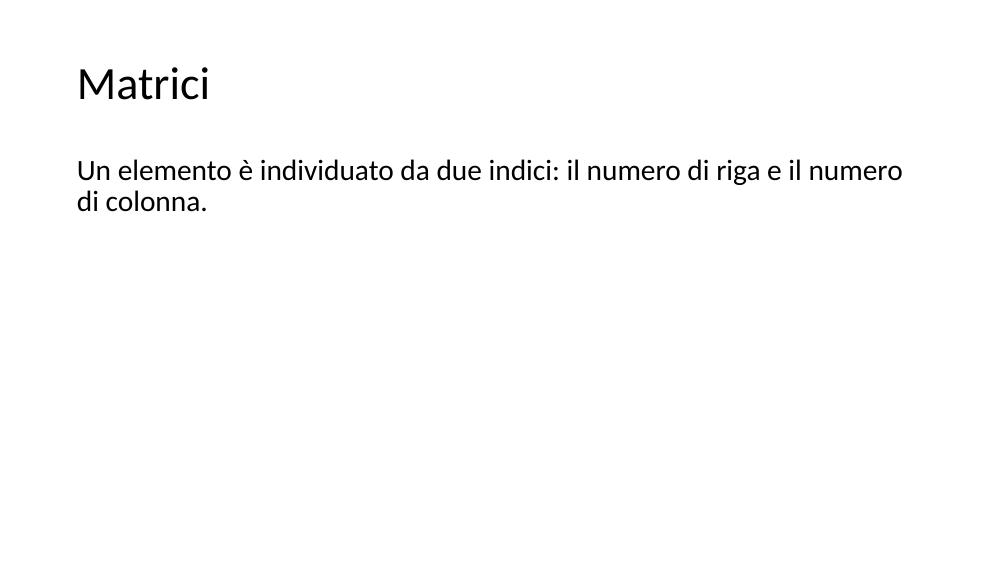
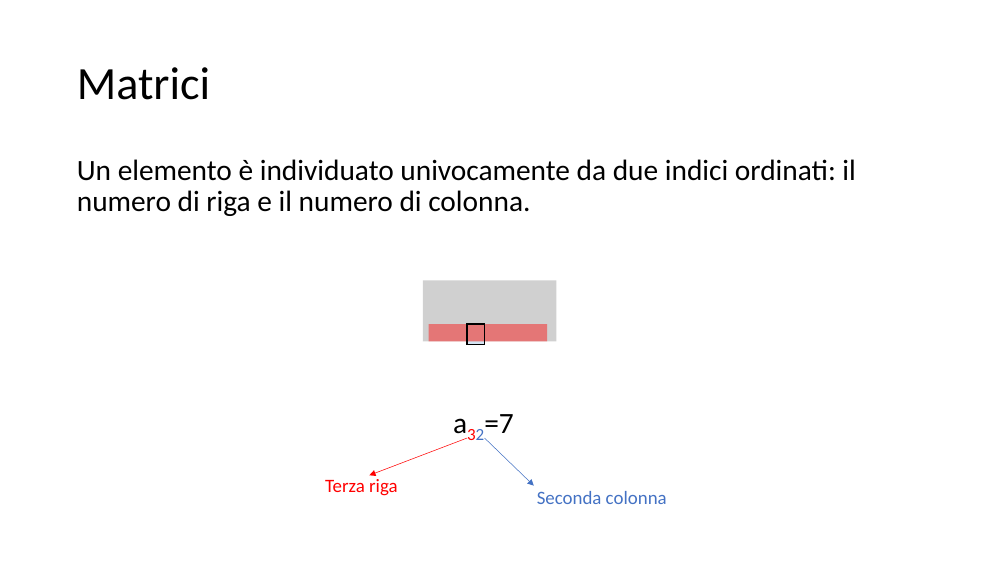
Before and after one commit to matteodelv/GaussLinearSystems, a slide deck: slide 9 of Presentazione.pptx (slide 7 before the commit). Drawn at 1008x567 pixels with LibreOffice and Linux fonts; fonts in the diff are those of the drawing; grey boxes stand for pictures. Boxes give left, top, right and bottom in pixels: in the first picture for what was removed or moved away, otherwise in the second. Text is boxed around its words. In the diff, an @@ line names an element or a change of style, - is before the commit and + after.

```diff
--- a/Presentazione.pptx
+++ b/Presentazione.pptx
@@ text at <box>77,159,855,216</box>: text changed @@
-Un elemento è individuato da due indici: il numero di riga e il numero di colonna.
+Un elemento è individuato univocamente da due indici ordinati: il numero di riga e il numero di colonna.
@@ picture added at <box>423,281,557,342</box> @@
@@ rectangle added at <box>467,284,485,345</box>, fill #9DC3E6 at 43% opacity @@
@@ rectangle added at <box>429,324,547,342</box>, fill #FF0000 at 43% opacity @@
@@ rectangle added at <box>467,324,485,345</box>, outline #000000 1.5 pt @@
@@ text added at <box>484,414,513,440</box>, 28 pt, text #000000 @@
+a32=7
@@ arrow added from (467, 438) to (370, 476), #FF0000 0.5 pt @@
@@ arrow added from (485, 438) to (534, 485), #4472C4 0.5 pt @@
@@ text added at <box>325,479,398,496</box>, 18 pt, text #FF0000 @@
+Terza riga
@@ text added at <box>537,491,667,504</box>, 18 pt, text #4472C4 @@
+Seconda colonna
```
Also in this commit, not shown: 1 other slide changed, 6 slides added, 2 slides removed.
